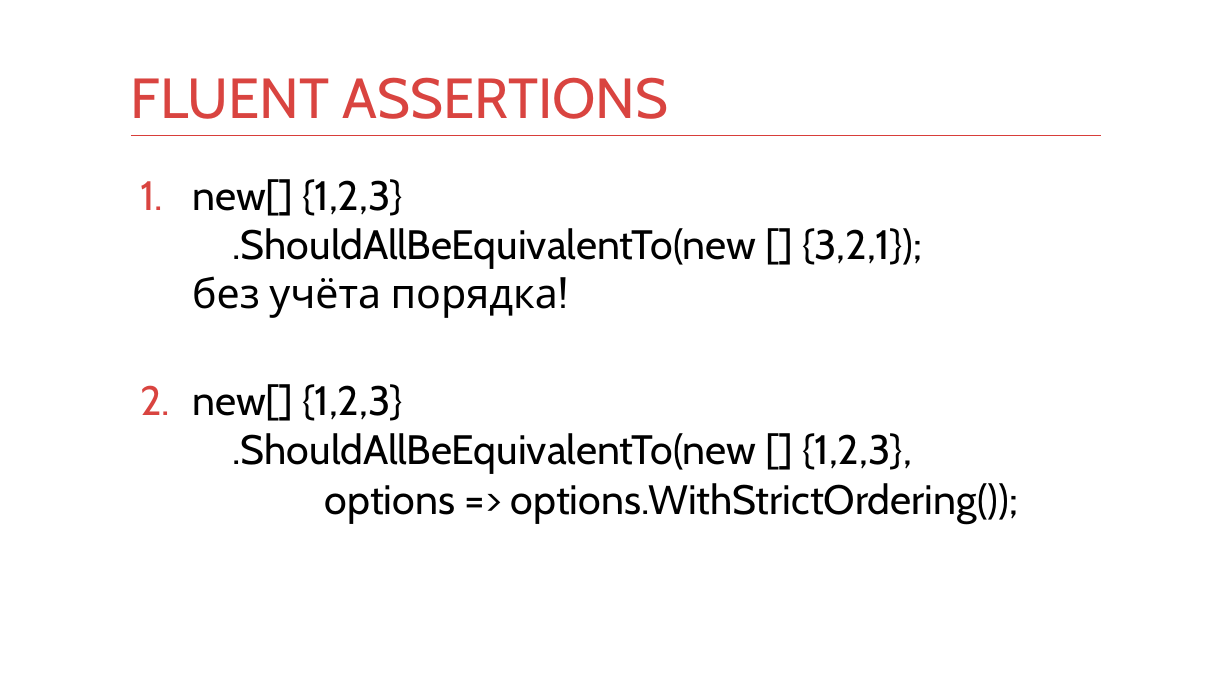
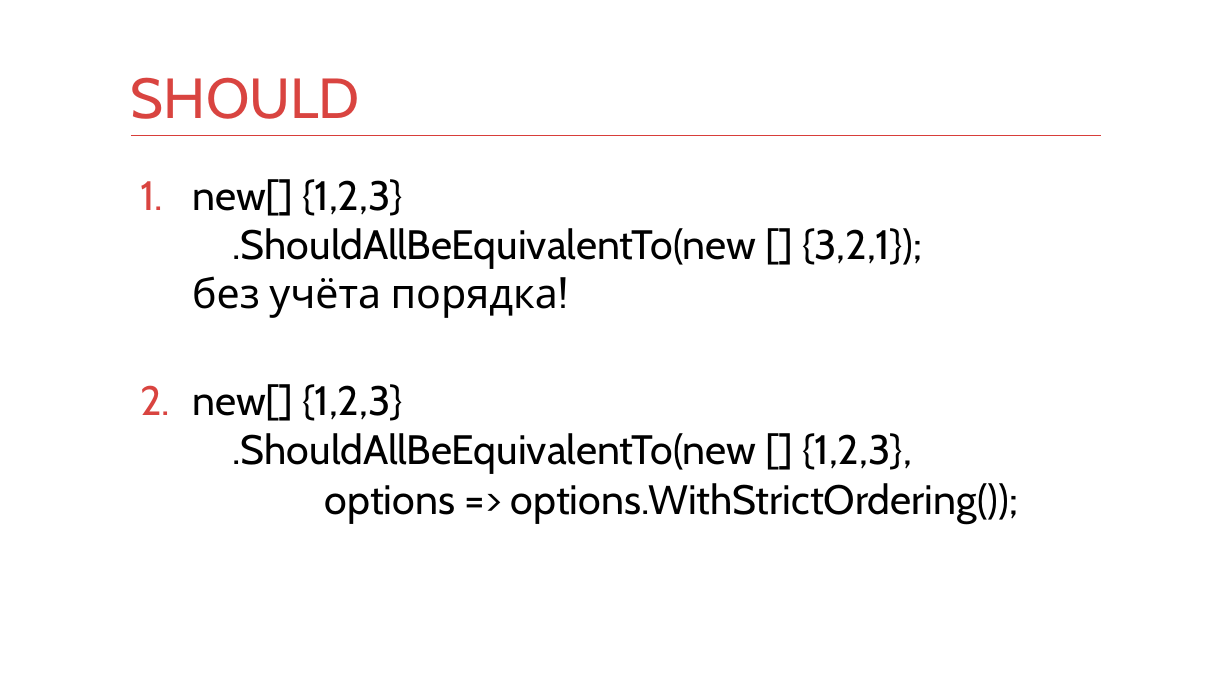
Before and after one commit to kontur-courses/testing, a slide deck: slide 24 of testing.pptx (slide 22 before the commit). Drawn at 1232x693 pixels with LibreOffice and Linux fonts; fonts in the diff are those of the drawing. Boxes give left, top, right and bottom in pixels: in the first picture for what was removed or moved away, otherwise in the second. Text is boxed around its words. In the diff, an @@ line names an element or a change of style, - is before the commit and + after.

```diff
--- a/testing.pptx
+++ b/testing.pptx
@@ title at [131,77,360,119]: text changed @@
-FLUENT ASSERTIONS
+SHOULD
```
Also in this commit, not shown: 8 other slides changed, 4 slides added, 1 slide removed, 32 other files.
